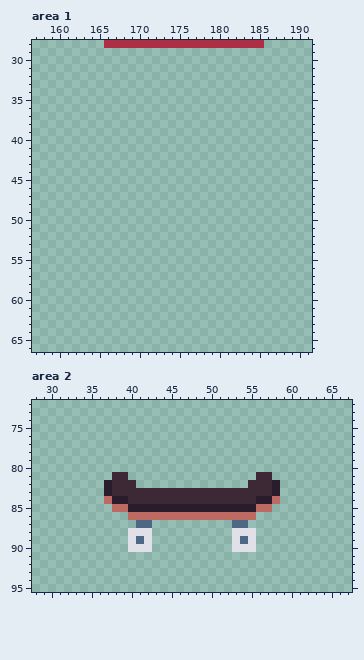
Pixel-art file, stored at OverRecycled/Assets/Sprites/Items.aseprite. The picture above is the old version.
256x96 pixels, 1 frame. Shown: area 1: x 157..191, y 28..66; area 2: x 28..67, y 72..95.
After:
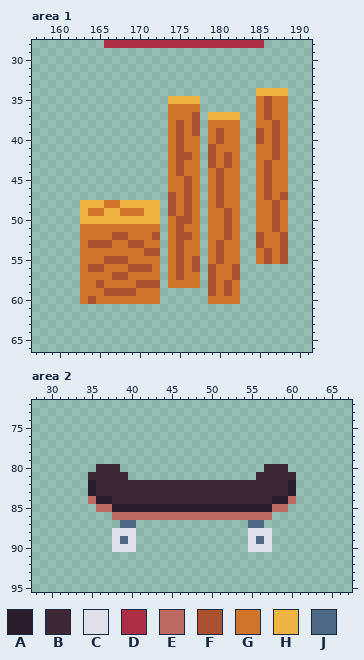
Palette (. is transparent): A #291d2b  B #3d2936  C #dfe0e8  D #ad2f45  E #bd6a62  F #ab5130  G #cf752b  H #f0b541  J #4c6885
The exact change:
Changed rows in their new state; - is an unchanged pixel.
Area 1:
first column x 163:
34 ----------------------HHHH
35 -----------HHHH-------GFGG
36 -----------GGGG-------GFGG
37 -----------GGGF-HHHH--GFGG
38 -----------GFGF-GGGG--GGFG
39 -----------GFGF-GFGG--FGFG
40 -----------GFGG-GFGG--FGFG
41 -----------GFGG-FGGG--GGFG
42 -----------GFFG-FGFG--GGFG
43 -----------GFGG-FGFG--GFGG
44 -----------GFGG-GFGG--GFGG
45 -----------GGFG-GFGG--GFGG
46 -----------GGFG-GFGG--GFGG
47 -----------FGFG-GFGG--GFGF
48 HHHGGHHHHH-FGFG-GFGG--GGFG
49 HGGHHGGGHH-FGFG-GGFG--GGFG
50 HHHHHHHHHH-GFFG-GGFG--GGFG
51 GGGGGGGGGG-GFGG-GGFG--GGFG
52 GGGGFFGGGF-GFFG-GGFG--FGGF
53 GFFFGGFFGG-GFGG-GFGG--FGGF
54 GGGGGGGGFF-GFGG-GFGG--GFGF
55 GGGFFFGGGG-GFGF-GFGG--GFGF
56 GFFGGGFFFG-GFGF-FGGF------
57 GGGGFFGGGG-GFGG-FGGF------
58 GGFGGGGFFF-GGGG-FGFG------
59 GGGFFFFGGG------FGFG------
60 GFGGGGGGGG------GGGG------
Area 2:
first column x 35:
80 -BBB------------------BBB-
81 BBB--------------------BBB
82 ABB---BBBBBBBBBBBBBB---BBA
83 ABB--------------------BBA
84 EAABB----------------BBAAE
85 -EEAA----------------AAEE-
86 ---EE----------------EE---
87 ----JJ..----------..JJ----
88 ---CC-..----------..-CC---
89 ---CJ-..----------..-JC---
90 ---CC-..----------..-CC---
